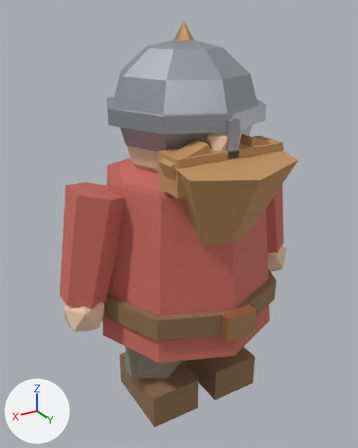
The Blender file blender/dwarf.blend as it was, and as the next commit left it.
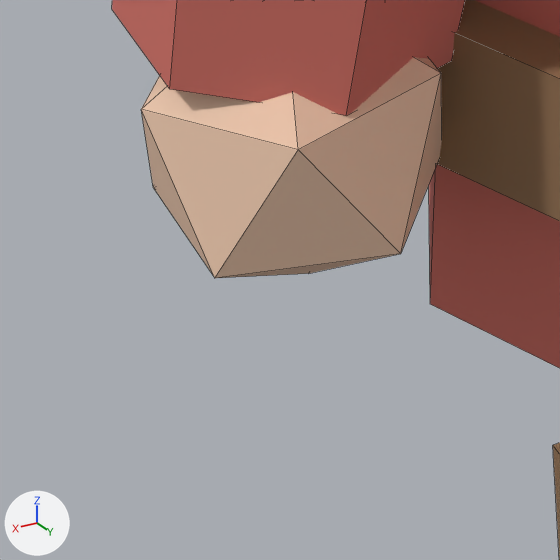
The first picture shows the older version from a 50 mm camera at (0.772, 1.26, 1.255) aimed at (0.02, 0.008, 0.629). The close-ups show the older and then the newer version on the part from 12% to 34% of the width and 66% to 83% of the height of that picture. Only the edits that show in the close-ups are written down. The axes (+X, +Y, +Z) are drawn at lower left. The lights are the same throughout. The close-ups show mesh edges as thin lines.

The first close-up shows 'DwarfBody'.
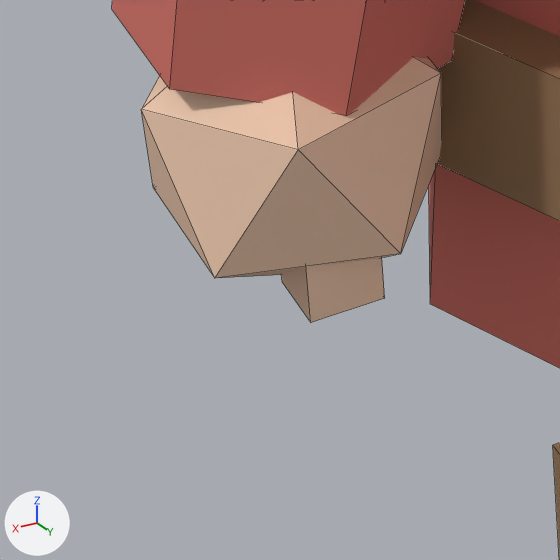
Patch to the scene script:
```diff
--- a/blender/dwarf.blend.py
+++ b/blender/dwarf.blend.py
@@ me_dwarfbody @@
 # used by ob_dwarfbody; location = (0.0, 0.0, 0.0)
-me_dwarfbody.from_pydata(...)  # 144 vertices, 120 faces; spans x -0.423..0.423, y -0.31..0.325, z 0.0..0.85
+me_dwarfbody.from_pydata(...)  # 176 vertices, 144 faces; spans x -0.423..0.423, y -0.31..0.325, z 0.0..0.85
+# me_dwarfbody part 1: a new loose piece, a box spanning x 0.344..0.376, y 0.034..0.066, z 0.36..0.44, in mat_skin (beige #edc8ad)
+# other edits to the shape of me_dwarfbody do not show in these pictures
 me_dwarfbody.materials.append(mat_trousers)
```

Changed parts and their boxes [x1, y1, x2, y2] in the close-ups (560 x 560 px):
part 1 of me_dwarfbody, added (beige): after [281, 258, 385, 322]
